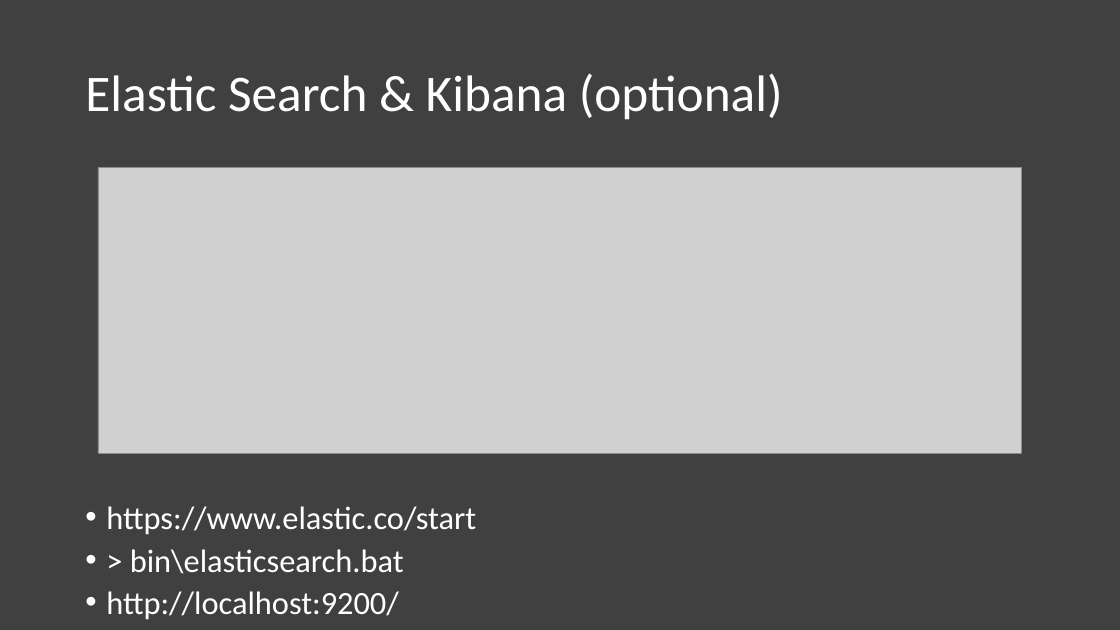
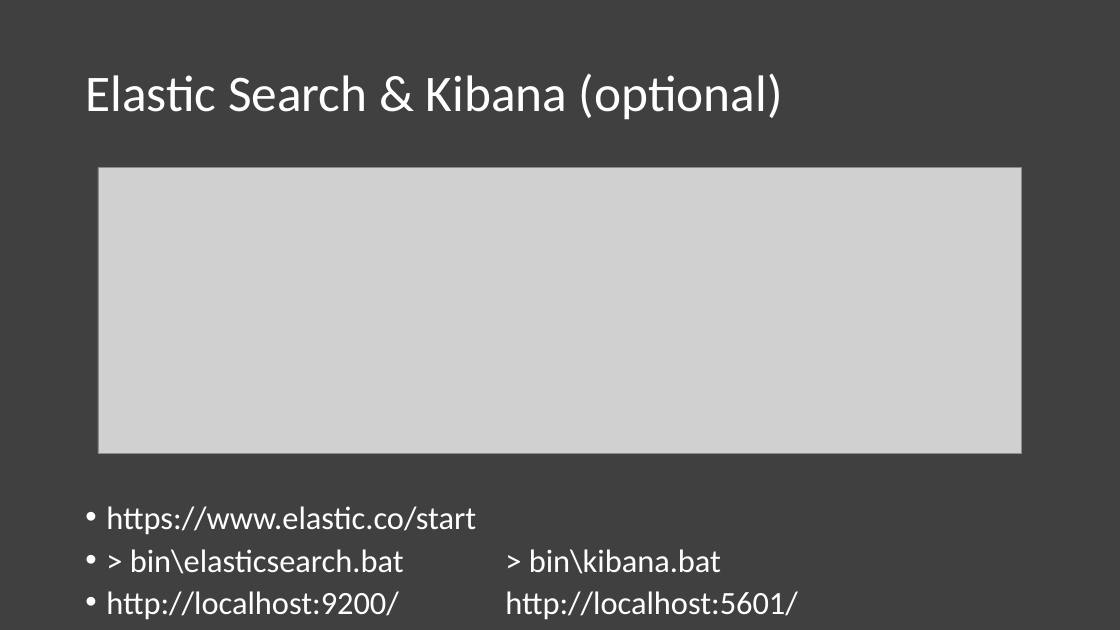
Before and after one commit to saschahenger/ma-workshop, a slide deck: slide 8 of workshop-slides/1-vorbereitung/workshop-1.pptx (slide 11 before the commit). Drawn at 1120x630 pixels with LibreOffice and Linux fonts; fonts in the diff are those of the drawing; grey boxes stand for pictures. Boxes give left, top, right and bottom in pixels: in the first picture for what was removed or moved away, otherwise in the second. Text is boxed around its words. In the diff, an @@ line names an element or a change of style, - is before the commit and + after.

```diff
--- a/workshop-slides/1-vorbereitung/workshop-1.pptx
+++ b/workshop-slides/1-vorbereitung/workshop-1.pptx
@@ text at <box>106,549,798,620</box>: text changed @@
-• > bin\elasticsearch.bat
-• http://localhost:9200/
+• > bin\elasticsearch.bat > bin\kibana.bat
+• http://localhost:9200/ http://localhost:5601/
```
Also in this commit, not shown: 5 other slides changed, 3 slides added, 8 other files.
